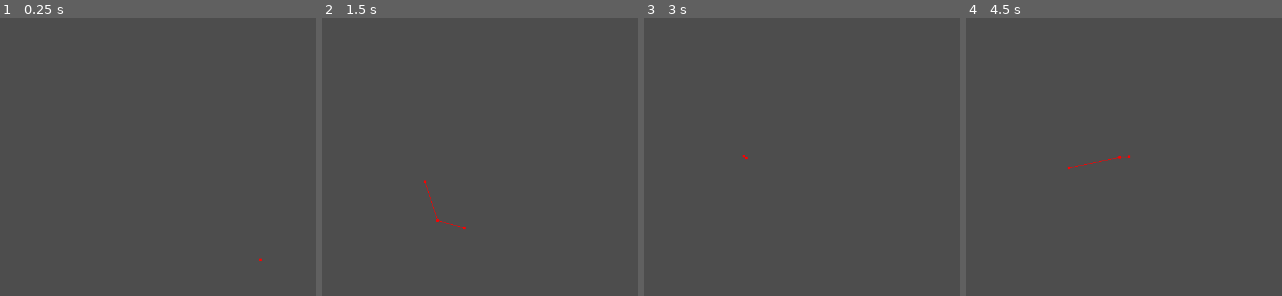
Above: before the commit, frames 1-4 (left to right).
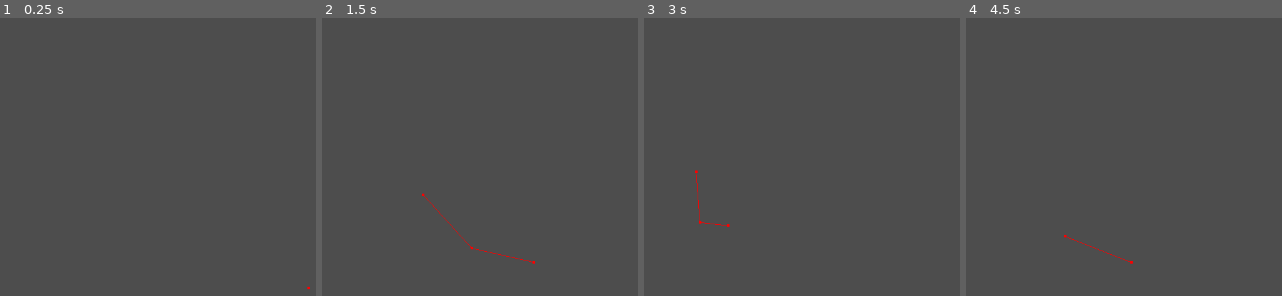
Above: after the commit, the same moments.

Repository: AlixBarreaux/zednigma
Game: Godot game, scene res://features/levels/level.tscn
The game is run twice, just before and just after one commit, with the same random seed, the same clock (stepped at 60 frames per second) and the same inputs.
Inputs:
- Up to frame 1 (0.25 s): no input
- Up to frame 2 (1.5 s): tap Enter at 0.5 s; hold D (move_right) 0.53-1.28 s; tap Space at 1.25 s; hold S (move_down) from 1.28 s (still down)
- Up to frame 3 (3 s): tap Enter at 2 s; release S (move_down) at 2.03 s; hold D (move_right) 2.03-2.78 s; hold W (move_up) from 2.78 s (still down)
- Up to frame 4 (4.5 s): tap Space at 3.5 s; release W (move_up) at 3.53 s; hold A (move_left) from 3.53 s (still down); tap Enter at 4.25 s

The runs differ from the first frame. In frame 1, less than 0.1% of the frame differs, in the area x 81-99%, y 86-98%; in frame 2, 0.3%, in the area x 31-68%, y 58-89%; in frame 3, 0.1%; in frame 4, 0.2%.

Commit message:
feat: Update Level with obstacle and navmesh for zombie pathfinding
- Rebake NavigationPolygon2D to cover more playable area on the left
  area
- Add StaticBody2D wall with CollisionShape2D
- Add NavigationObstacle2D on wall for avoidance (not functional yet)

Diff:
--- a/features/levels/level.tscn
+++ b/features/levels/level.tscn
@@ -5,9 +5,12 @@
 [ext_resource type="PackedScene" uid="uid://bdvosli755f2i" path="res://features/enemies/zombie.tscn" id="2_fysxg"]
 
 [sub_resource type="NavigationPolygon" id="NavigationPolygon_u52ul"]
-vertices = PackedVector2Array(431.03125, 146.09375, 489.0703, 146.85938, 490.92188, 388.7422, 427.35156, 387.1875, 407.21094, 278.4375, 402.09375, 227.9375, 268, 287.64063, 264.3203, 229.07813, 268, 389.42188, 172.82813, 393.5625, 169.15625, 167, 262.3203, 167)
-polygons = Array[PackedInt32Array]([PackedInt32Array(0, 1, 2, 3, 4, 5), PackedInt32Array(5, 4, 6, 7), PackedInt32Array(6, 8, 9, 10, 7), PackedInt32Array(7, 10, 11)])
-outlines = Array[PackedVector2Array]([PackedVector2Array(156, 139, 270, 137, 274, 219, 417, 221, 412, 134, 527, 135, 533, 398, 419, 397, 417, 286, 271, 289, 278, 399, 163, 404)])
+vertices = PackedVector2Array(427.22656, 181.6875, 425.22656, 87.89844, 511.14844, 95.1875, 514.8125, 305.79688, 429.77344, 304.1797, 427.78906, 217.78125, 227.74219, 201.10938, 224.67188, 168.40625, 110.65625, 279.60156, 103.390625, 80.63281, 218.67188, 87.46094, 229.74219, 287.3125)
+polygons = Array[PackedInt32Array]([PackedInt32Array(0, 1, 2, 3), PackedInt32Array(0, 3, 4, 5), PackedInt32Array(0, 5, 6, 7), PackedInt32Array(8, 9, 10, 7, 11), PackedInt32Array(11, 7, 6)])
+outlines = Array[PackedVector2Array]([PackedVector2Array(93, 70, 228, 78, 234, 159, 417, 171, 415, 77, 521, 86, 525, 316, 420, 314, 418, 227, 238, 212, 240, 298, 101, 289)])
+
+[sub_resource type="RectangleShape2D" id="RectangleShape2D_fysxg"]
+size = Vector2(42, 114)
 
 [node name="Level" type="Node2D" unique_id=517299417]
 script = ExtResource("1_fysxg")
@@ -16,9 +19,19 @@
 unique_name_in_owner = true
 
 [node name="NavigationRegion2D" type="NavigationRegion2D" parent="." unique_id=1488461919]
-position = Vector2(-94, -105)
 navigation_polygon = SubResource("NavigationPolygon_u52ul")
 
 [node name="Zombie" parent="." unique_id=326393747 instance=ExtResource("2_fysxg")]
 unique_name_in_owner = true
-position = Vector2(252, 147)
+position = Vector2(329, 192)
+
+[node name="StaticBody2D" type="StaticBody2D" parent="." unique_id=909899300]
+position = Vector2(170, 188)
+
+[node name="CollisionShape2D" type="CollisionShape2D" parent="StaticBody2D" unique_id=441135248]
+shape = SubResource("RectangleShape2D_fysxg")
+
+[node name="NavigationObstacle2D" type="NavigationObstacle2D" parent="StaticBody2D" unique_id=547448815]
+radius = 57.85
+vertices = PackedVector2Array(-27, 61, -24, -62, 23, -76, 28, -1, 29, 79)
+affect_navigation_mesh = true
